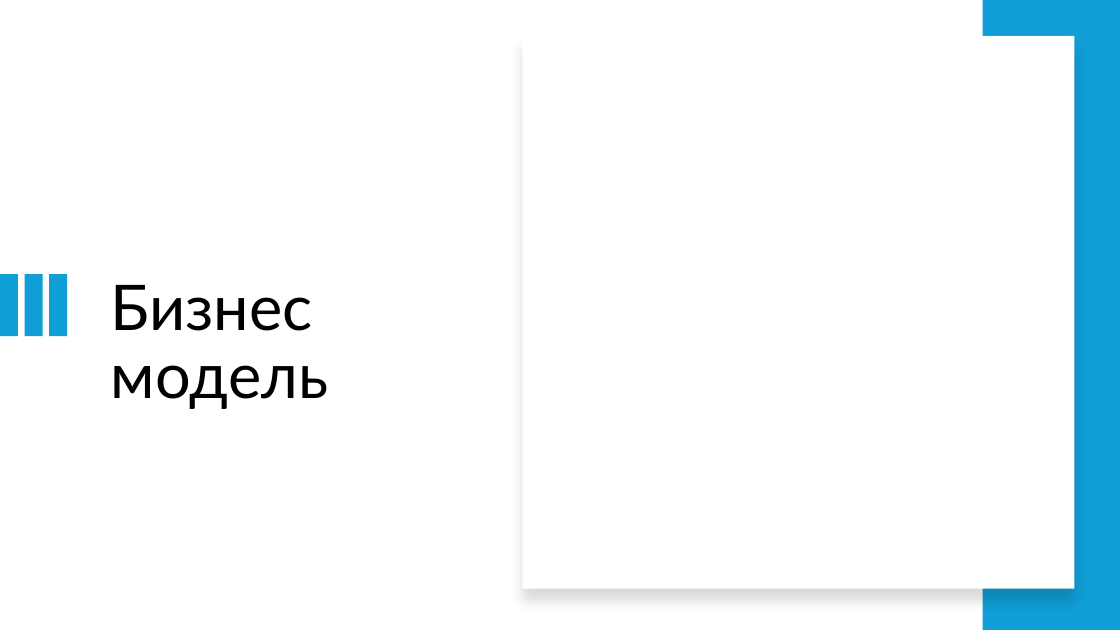
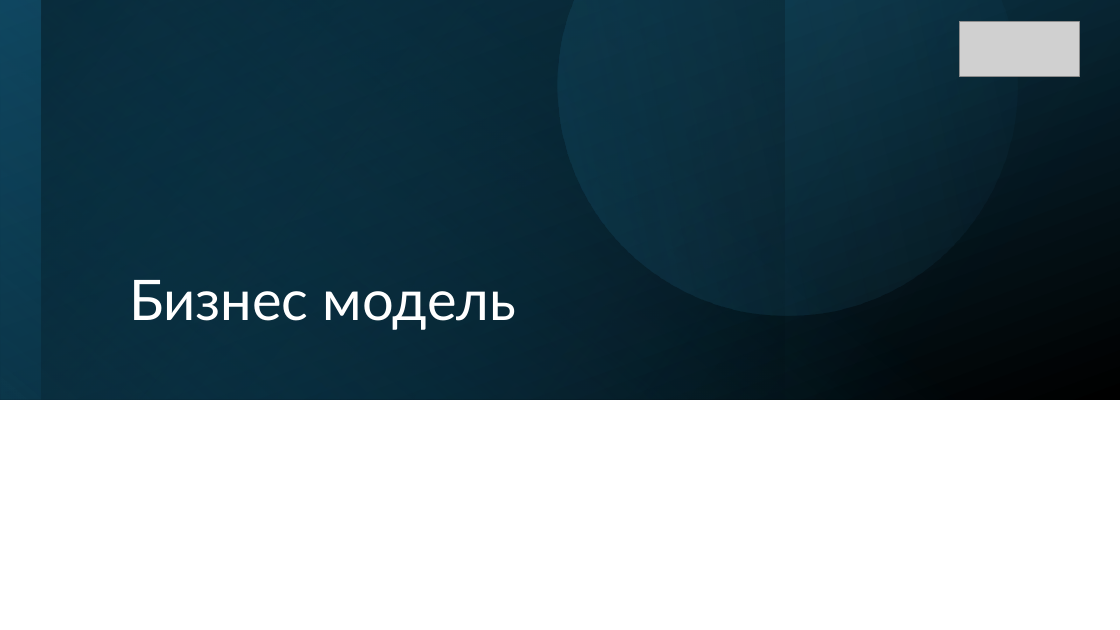
Before and after one commit to QuanticTeam/AtomSkills2024, a slide deck: slide 4 of docs/Презентация продукта.pptx (slide 5 before the commit). Drawn at 1120x630 pixels with LibreOffice and Linux fonts; fonts in the diff are those of the drawing; grey boxes stand for pictures. Boxes give left, top, right and bottom in pixels: in the first picture for what was removed or moved away, otherwise in the second. Text is boxed around its words. In the diff, an @@ line names an element or a change of style, - is before the commit and + after.

```diff
--- a/docs/Презентация продукта.pptx
+++ b/docs/Презентация продукта.pptx
@@ rectangle added at (0,0,1120,400), fill gradient #104862 to #000000 @@
@@ rectangle added at (0,0,1120,400), fill gradient #156082 to #104862 @@
@@ rectangle added at (0,0,785,400), fill gradient #0B3041 to #000000 @@
@@ rectangle added at (41,0,1120,400), fill gradient #156082 to #000000 @@
@@ freeform shape added at (477,0,1074,397), fill gradient #156082 to #46B1E1 @@
@@ picture added at (960,22,1080,76) @@
@@ rectangle removed at (983,0,1120,630) @@
@@ rectangle removed at (523,36,1075,589) @@
@@ title "Бизнес модель": place and size @@
-title "Бизнес модель" at (111,285,329,409)
+title "Бизнес модель" at (129,280,516,330)
@@ title "Бизнес модель" at (129,280,516,330): size 54 to 48 pt, text colour #000000 to #FFFFFF; vertical alignment top to bottom @@
@@ rectangle removed at (0,274,18,336) @@
@@ rectangle removed at (24,274,42,336) @@
@@ rectangle removed at (50,274,67,336) @@
```
Also in this commit, not shown: 7 other slides changed, 3 slides added, 6 slides removed.
